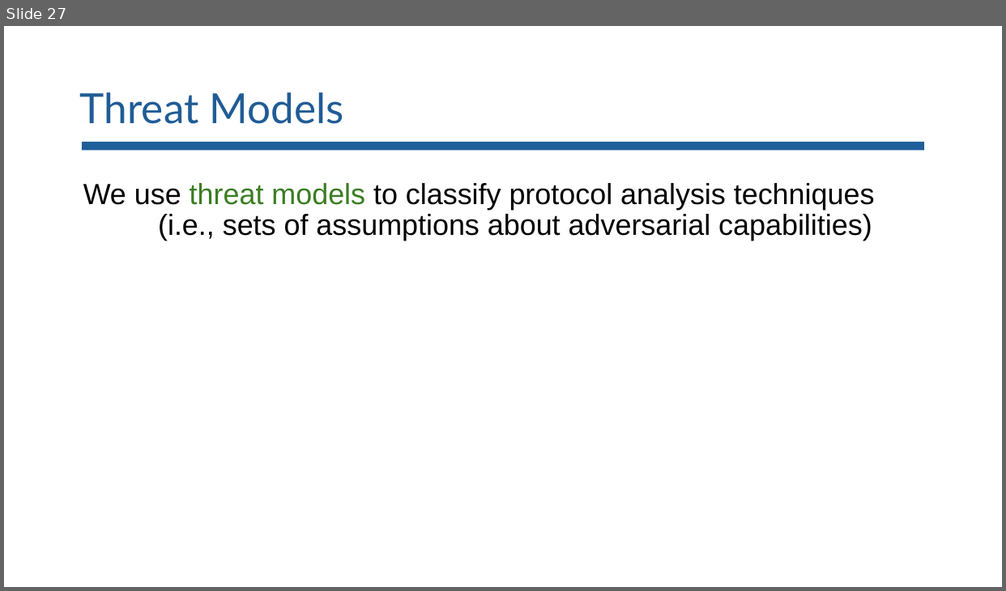
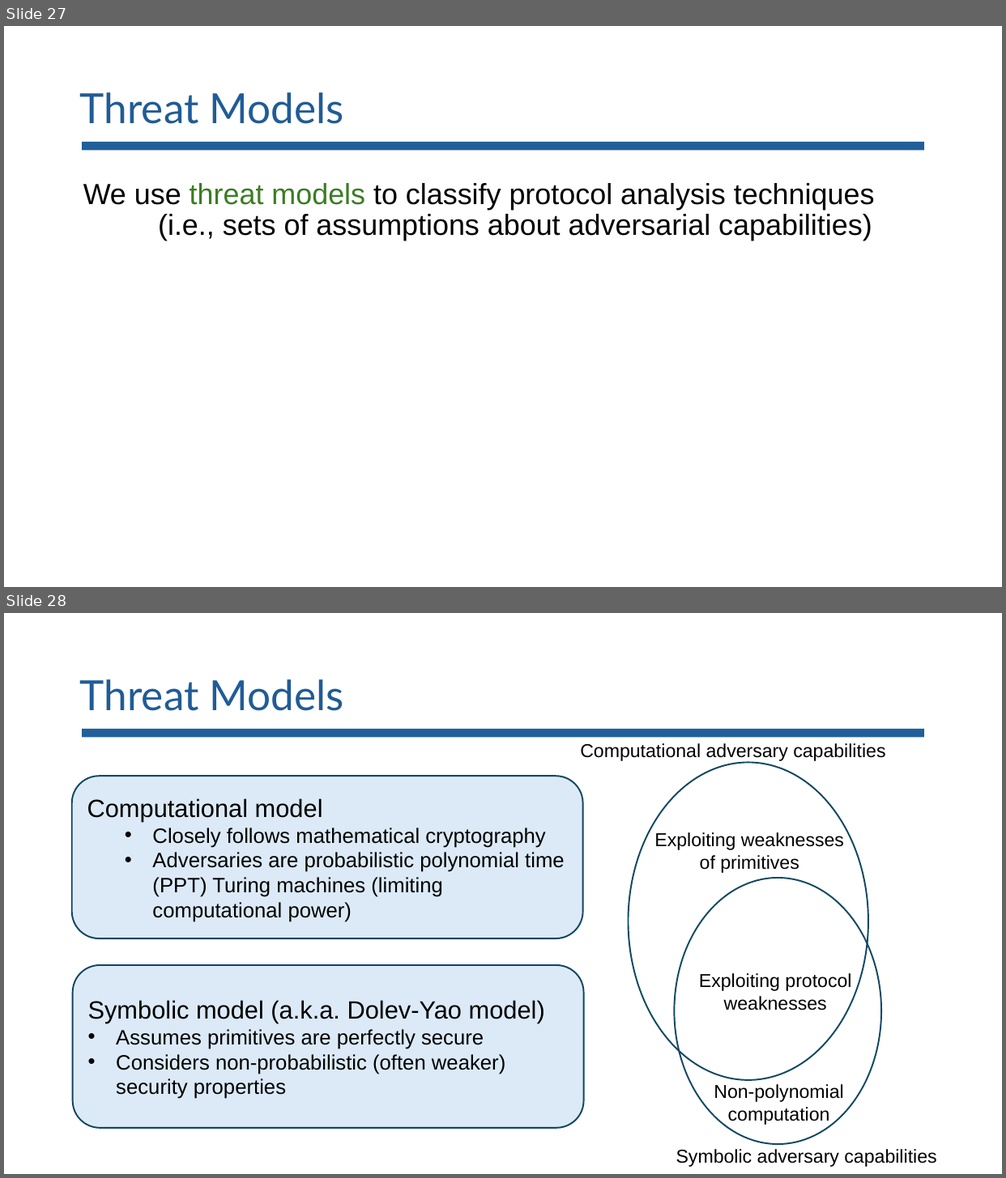
Before and after one commit to lorchrob/comp_slides, a slide deck: comp.pptx. Shown one above the other, each under a label of ours: slide 27 before the commit, slides 27 and 28 after it. The pictures are 1006x591 and 1006x1178 pixels, drawn with LibreOffice and Linux fonts; fonts in the diff are those of the drawing. Boxes give left, top, right and bottom in pixels: in the first picture for what was removed or moved away, otherwise in the second. Text is boxed around its words. In the diff, an @@ line names an element or a change of style, - is before the commit and + after.

```diff
--- a/comp.pptx
+++ b/comp.pptx
@@ slide 28 added at box(4, 613, 1002, 1174), background #FFFFFF @@
@@ title added at box(80, 679, 344, 711), 40 pt, text #205C96 @@
+Threat Models
@@ rectangle added at box(82, 729, 924, 737), fill #215F9A @@
@@ text added at box(580, 743, 885, 762), 18 pt, text #000000 @@
+Computational adversary capabilities
@@ rounded rectangle added at box(72, 776, 583, 939), fill #DCEAF7, outline #104760 1.5 pt, 20 pt, text #000000 @@
+Computational model
+  • Closely follows mathematical cryptography
+  • Adversaries are probabilistic polynomial time (PPT) Turing machines (limiting computational power)
@@ ellipse added at box(629, 763, 868, 1081), outline #104862 1.5 pt @@
@@ text added at box(654, 833, 844, 873), 18 pt, text #000000 @@
+Exploiting weaknesses of primitives
@@ ellipse added at box(674, 878, 881, 1144), outline #104862 1.5 pt @@
@@ rounded rectangle added at box(73, 965, 584, 1128), fill #DCEAF7, outline #104760 1.5 pt, 20 pt, text #000000 @@
+Symbolic model (a.k.a. Dolev-Yao model)
+• Assumes primitives are perfectly secure
+• Considers non-probabilistic (often weaker) security properties
@@ text added at box(699, 973, 851, 1011), 18 pt, text #000000 @@
+Exploiting protocol weaknesses
@@ text added at box(714, 1084, 843, 1125), 18 pt, text #000000 @@
+Non-polynomial computation
@@ text added at box(676, 1149, 936, 1167), 18 pt, text #000000 @@
+Symbolic adversary capabilities
```
Also in this commit, not shown: 3 slides changed, 2 other slides added.
